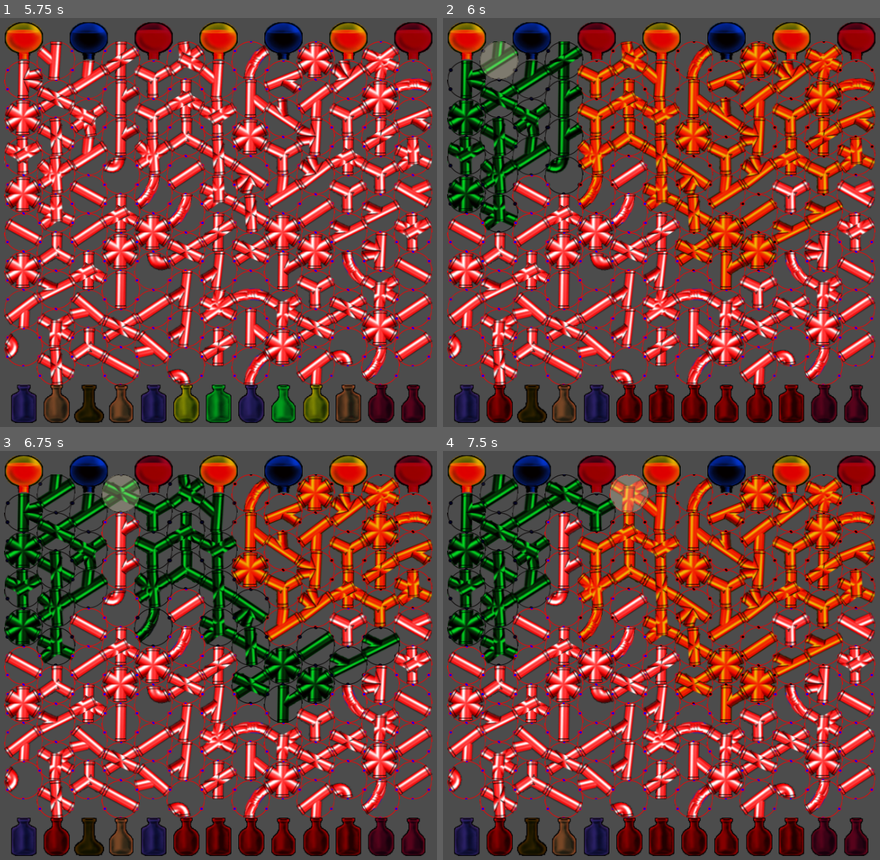
Above: before the commit, frames 1-4 (two rows, left to right).
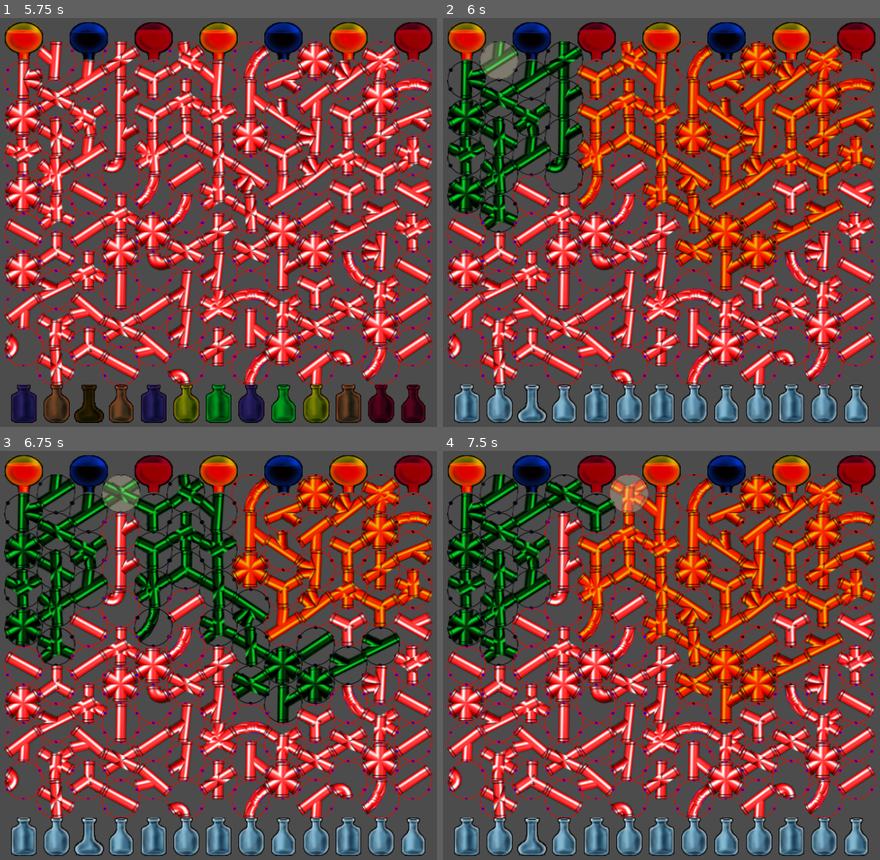
Above: after the commit, the same moments.

Repository: thummper/js-potion-maker
Game: Godot game, scene res://scenes/gameWindow.tscn
Two runs of this game, one before a commit and one after it. Both use one fixed random seed, a clock stepped at 60 frames per second and the inputs below.
Inputs (mouse positions are in pixels of both pictures, inside the frame that each line leads up to):
- Up to frame 1 (5.75 s): tap Enter at 0.5, 2, 3.5 s; move the mouse to (21, 42) at 0.52 s; click (21, 42) at 0.67 s; tap Space at 1.25, 2.75, 4.25 s; move the mouse to (87, 42) at 1.27 s; click (87, 42) at 1.42 s; move the mouse to (152, 42) at 2.02 s; click (152, 42) at 2.17 s; move the mouse to (218, 42) at 2.77 s; click (218, 42) at 2.92 s; move the mouse to (284, 42) at 3.52 s; click (284, 42) at 3.67 s; move the mouse to (349, 42) at 4.27 s; click (349, 42) at 4.42 s; move the mouse to (415, 42) at 5.02 s; click (415, 42) at 5.17 s
- Up to frame 2 (6 s): move the mouse to (499, 58) at 5.77 s; click (499, 58) at 5.92 s
- Up to frame 3 (6.75 s): move the mouse to (122, 491) at 6.52 s; click (122, 491) at 6.67 s
- Up to frame 4 (7.5 s): move the mouse to (630, 491) at 7.27 s; click (630, 491) at 7.42 s

Frame 1 is identical in both runs. In frame 2, 5.2% of the frame differs, in the area x 2-98%, y 89-99%; in frame 3, 5.2%; in frame 4, 5.2%.

Commit message:
Bottle connections work
Now need to do bottle filling

Diff:
--- a/scripts/bottle.gd
+++ b/scripts/bottle.gd
@@ -8,9 +8,26 @@
 var colourIndex
 
 
+func pickColor():
+	bottleColour = Color(1, 1, 1, 1)
+	if sources.size() > 0:
+		# Pipe has associated sources
+		var sourceColours = []
+		for source in sources:
+			sourceColours.push_back( source.colourIndex )
+		var nonDupeColours = []
+		for colour in sourceColours:
+			if nonDupeColours.find(colour) == -1:
+				nonDupeColours.push_back(colour)
+		var summedColours = 0
+		for colour in nonDupeColours:
+			summedColours += colour
+		colourIndex = summedColours
+		bottleColour  = colourInformation[summedColours]
+	$Sprite.modulate = bottleColour
 
 func resetModulate():
-	bottleColour = colourInformation[ possibleBottleColours[colourIndex] ]
+	bottleColour = colourInformation[ colourIndex ]
 	$Sprite.modulate = bottleColour
 
 func testConnect():
@@ -23,8 +40,8 @@
 	bottleType     = randi() % numBottles
 	$Sprite.frame  = bottleType
 	# TODO: Also pick colour here
-	colourIndex = randi() % possibleBottleColours.size()
+	colourIndex = possibleBottleColours[ randi() % possibleBottleColours.size()]
 
-	bottleColour = colourInformation[ possibleBottleColours[colourIndex] ]
+	bottleColour = colourInformation[ colourIndex ]
 	print("Bottle colour: ", bottleColour)
 	$Sprite.modulate = bottleColour
--- a/scripts/gridHolder.gd
+++ b/scripts/gridHolder.gd
@@ -104,6 +104,7 @@
 		var aboveIndex
 		bottle.resetModulate()
 		bottle.connections = []
+		bottle.sources     = []
 		# TODO: Need piece to make these bottles align better
 		if int(bottleIndex.x) % 2 == 0:
 			# Above connection is 2 above
@@ -156,6 +157,11 @@
 		for pipe in path:
 			if ! pipe.sources.has(source):
 				pipe.sources.push_back(source)
+
+
+	for info in bottleInfo:
+		var bottle = info[1]
+		bottle.pickColor()
 
 
 	for info in pipeInfo:
